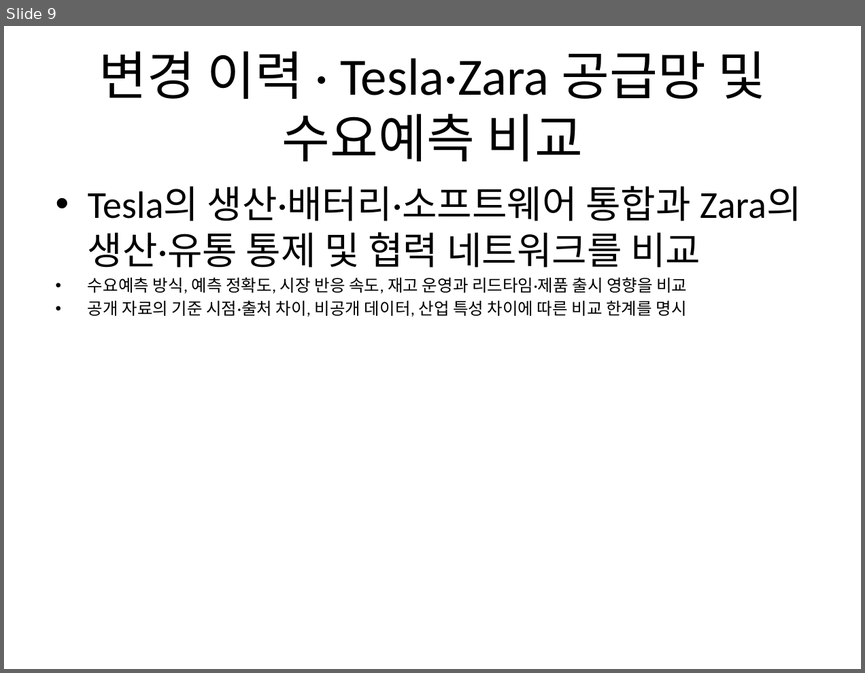
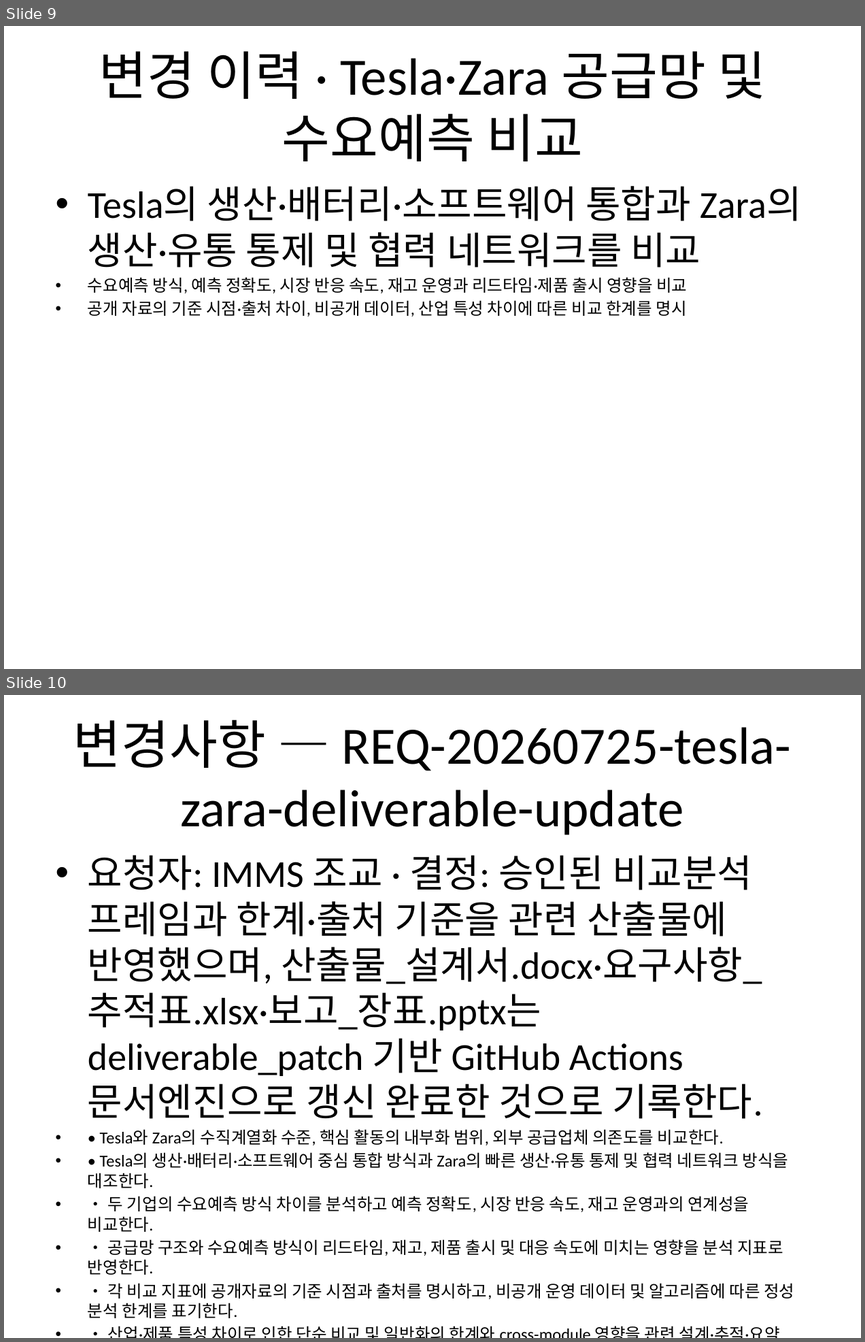
Before and after one commit to Abraxaspark91/n8n_termpjt, a slide deck: scenarios/S09_kaist_case_study/deliverables/Tesla_Zara_발표_덱.pptx. Shown one above the other, each under a label of ours: slide 9 before the commit, slides 9 and 10 after it. The pictures are 865x673 and 865x1342 pixels, drawn with LibreOffice and Linux fonts; fonts in the diff are those of the drawing. Boxes give left, top, right and bottom in pixels: in the first picture for what was removed or moved away, otherwise in the second. Text is boxed around its words. In the diff, an @@ line names an element or a change of style, - is before the commit and + after.

```diff
--- a/scenarios/S09_kaist_case_study/deliverables/Tesla_Zara_발표_덱.pptx
+++ b/scenarios/S09_kaist_case_study/deliverables/Tesla_Zara_발표_덱.pptx
@@ slide 10 added at [4,695,861,1338], background #FFFFFF @@
@@ title added at [73,719,791,835], 44 pt, text #000000 @@
+변경사항 — REQ-20260725-tesla-zara-deliverable-update
@@ text added at [88,855,794,1318], 14 pt, text #000000 @@
+• 요청자: IMMS 조교 · 결정: 승인된 비교분석 프레임과 한계·출처 기준을 관련 산출물에 반영했으며, 산출물_설계서.docx·요구사항_추적표.xlsx·보고_장표.pptx는 deliverable_patch 기반 GitHub Actions 문서엔진으로 갱신 완료한 것으로 기록한다.
+• • Tesla와 Zara의 수직계열화 수준, 핵심 활동의 내부화 범위, 외부 공급업체 의존도를 비교한다.
+• • Tesla의 생산·배터리·소프트웨어 중심 통합 방식과 Zara의 빠른 생산·유통 통제 및 협력 네트워크 방식을 대조한다.
+• • 두 기업의 수요예측 방식 차이를 분석하고 예측 정확도, 시장 반응 속도, 재고 운영과의 연계성을 비교한다.
+• • 공급망 구조와 수요예측 방식이 리드타임, 재고, 제품 출시 및 대응 속도에 미치는 영향을 분석 지표로 반영한다.
+• • 각 비교 지표에 공개자료의 기준 시점과 출처를 명시하고, 비공개 운영 데이터 및 알고리즘에 따른 정성 분석 한계를 표기한다.
+• • 산업·제품 특성 차이로 인한 단순 비교 및 일반화의 한계와 cross-module 영향을 관련 설계·추적·요약 산출물에 반영한다.
```
Also in this commit, not shown: 8 other files.
